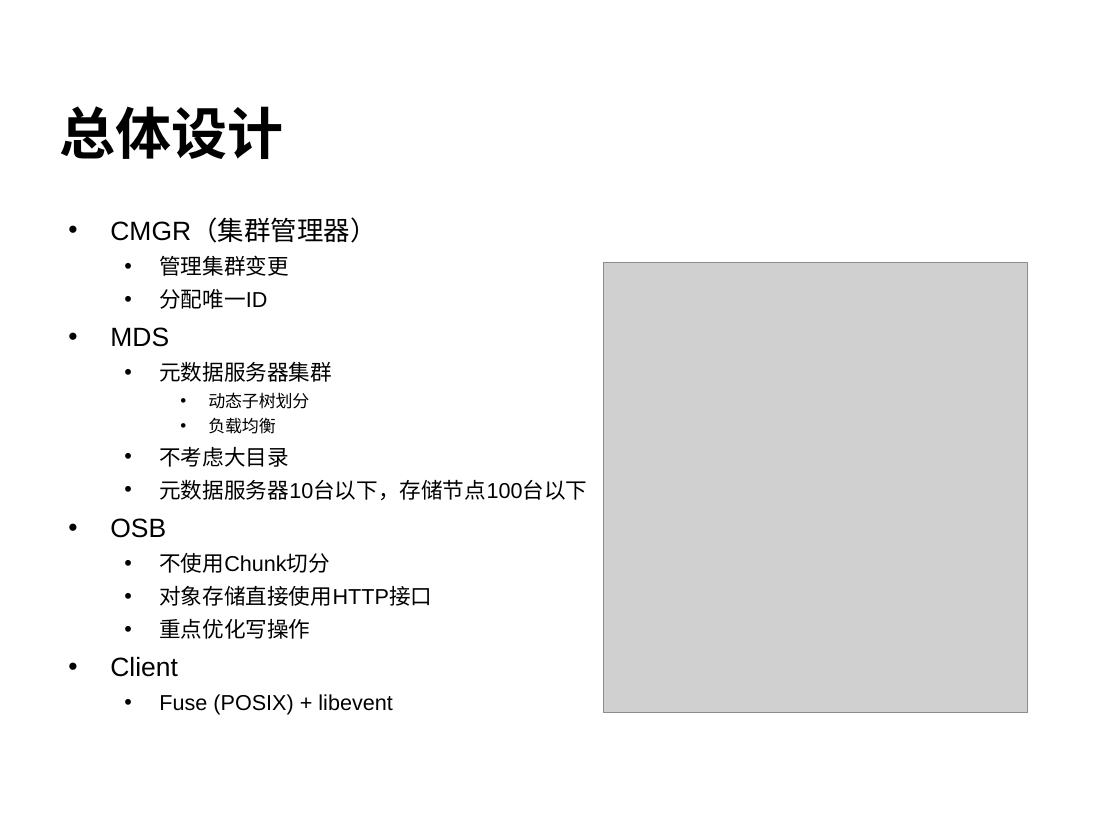
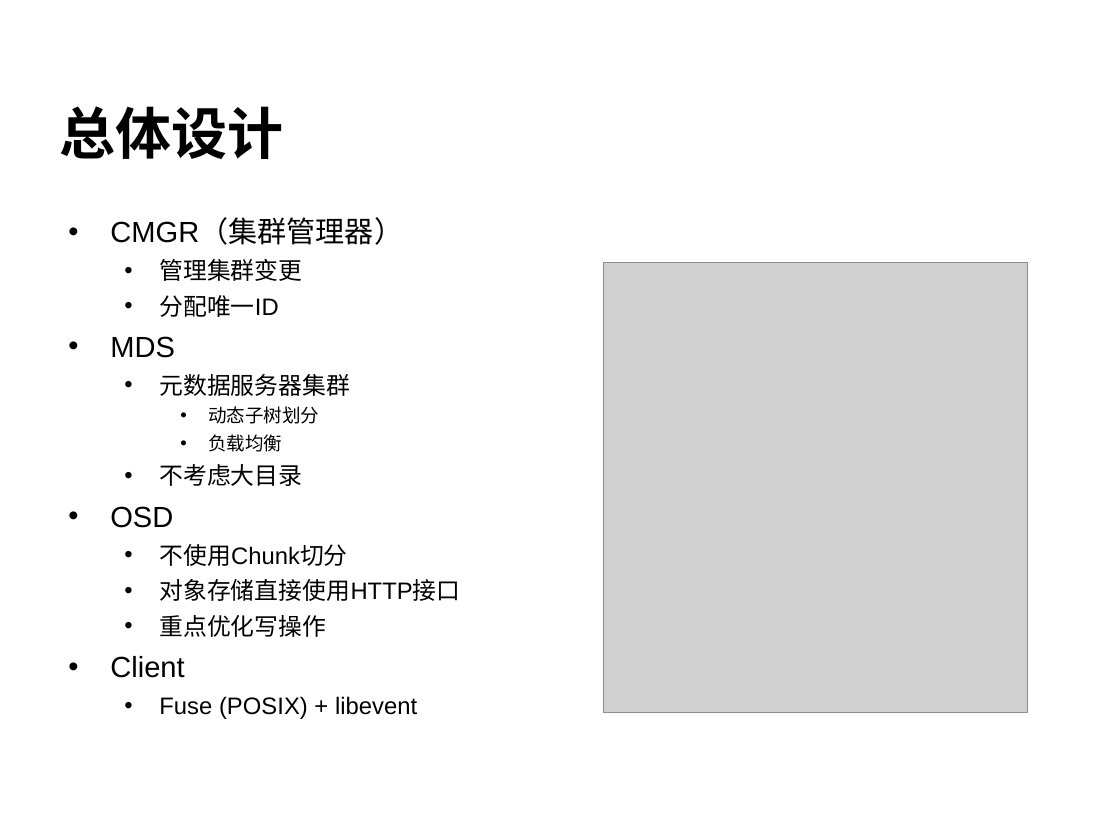
Before and after one commit to cheliequan/idning-paper, a slide deck: slide 9 of draft/答辩.ppt (slide 12 before the commit). Drawn at 1120x840 pixels with LibreOffice and Linux fonts; fonts in the diff are those of the drawing; grey boxes stand for pictures; background and template pictures are left out. Boxes give left, top, right and bottom in pixels: in the first picture for what was removed or moved away, otherwise in the second. Text is boxed around its words. In the diff, an @@ line names an element or a change of style, - is before the commit and + after.

```diff
--- a/draft/答辩.ppt
+++ b/draft/答辩.ppt
@@ text at box(110, 219, 460, 719): size 17.1 to 18.7 pt in "CMGR（集群管理器）", "MDS", "Client"; size 13.9 to 15.3 pt in "管理集群变更", "分配唯一ID", "元数据服务器集群", "不考虑大目录" and 4 more places; size 10.8 to 11.9 pt in "动态子树划分", "负载均衡" @@
@@ text at box(110, 479, 587, 538): text changed; size 13.9 to 18.7 pt @@
-  • 元数据服务器10台以下，存储节点100台以下
-• OSB
+• OSD
```
Also in this commit, not shown: 8 other slides changed, 1 slide added, 5 slides removed, 2 other files.
